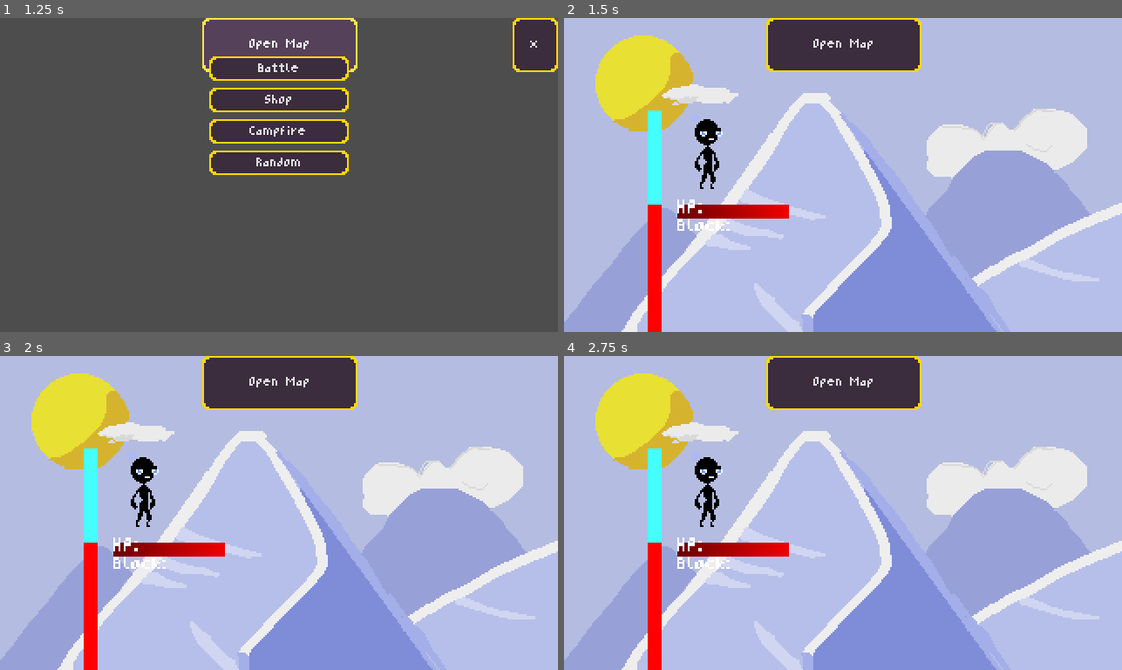
Above: before the commit, frames 1-4 (two rows, left to right).
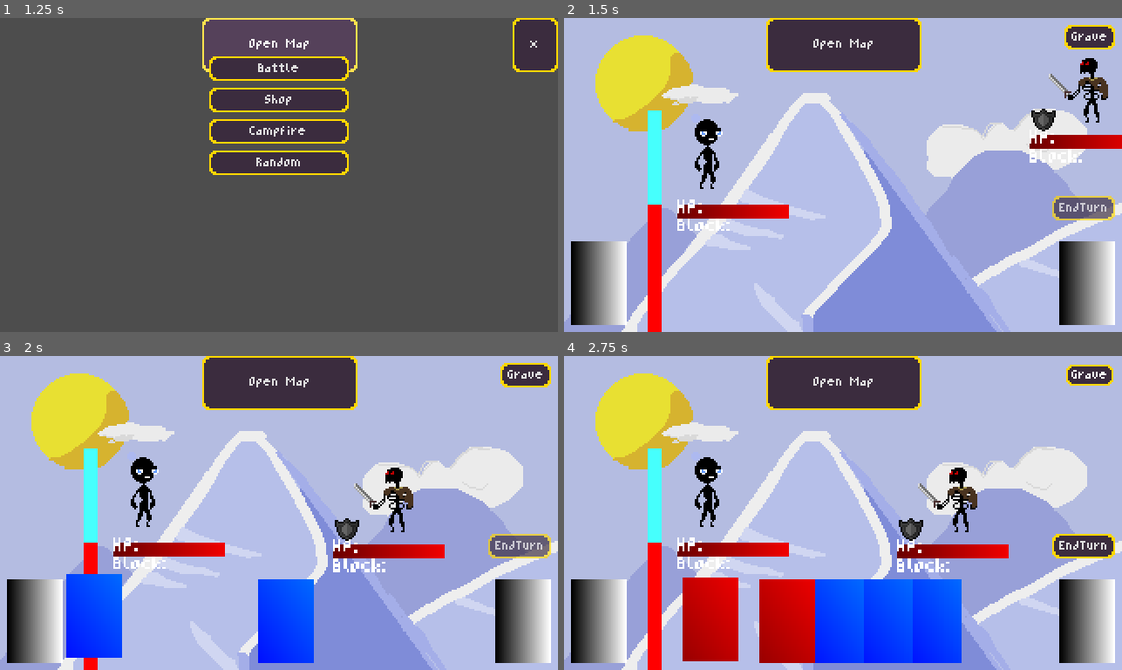
Above: after the commit, the same moments.

Repository: Morph1s/Psychopompos
Game: Godot game, scene res://scenes/main.tscn
Two runs of this game, one before a commit and one after it. Both use one fixed random seed, a clock stepped at 60 frames per second and the inputs below.
Inputs (mouse positions are in pixels of both pictures, inside the frame that each line leads up to):
- Up to frame 1 (1.25 s): click "Open Map" at 0.5 s
- Up to frame 2 (1.5 s): click "Battle" at 1.25 s
- Up to frame 3 (2 s): no input
- Up to frame 4 (2.75 s): click (1088, 374) at 2 s, where only the run after the commit has a clickable "Grave"

Frame 1 is identical in both runs. In frame 2, 8.4% of the frame differs, in the area x 1-100%, y 2-98%; in frame 3, 14%; in frame 4, 21%, in the area x 1-99%, y 2-98%.
Error before the commit: Parse Error: Preload file "res://resources/characters/test_character_cards.tres" does not exist. (res://scripts/battle/card_handler.gd:6)

Commit message:
fix: merge conflict resolved

Diff:
--- a/scenes/enemy/enemy.tscn
+++ b/scenes/enemy/enemy.tscn
@@ -25,7 +25,6 @@
 offset_top = 26.0
 offset_right = 11.0
 offset_bottom = 66.0
-mouse_filter = 0
 
 [node name="ModifierHandler" parent="." instance=ExtResource("4_tjssy")]
 
--- a/scripts/battle/card_handler.gd
+++ b/scripts/battle/card_handler.gd
@@ -3,7 +3,7 @@
 
 ## only for testing purposes. cards are not properly initialized.
 ## will be handled in $Run/DeckHandler in the final version.
-const TEST_CHARACTER_CARDS = preload("res://resources/characters/test_character_cards.tres")
+const TEST_CHARACTER_CARDS = preload("res://resources/characters/card_library.tres")
 
 ## Assets preloud for mouse_changes
 const UNAIMED_CURSOR = preload("res://assets/graphics/ui/unaimed_cursor.png")
Not shown, changed: assets/graphics/ui/theme/small_pixel_font.png.import
Not shown: 2 places in scenes/encounters/battle.tscn that only renumber resources
